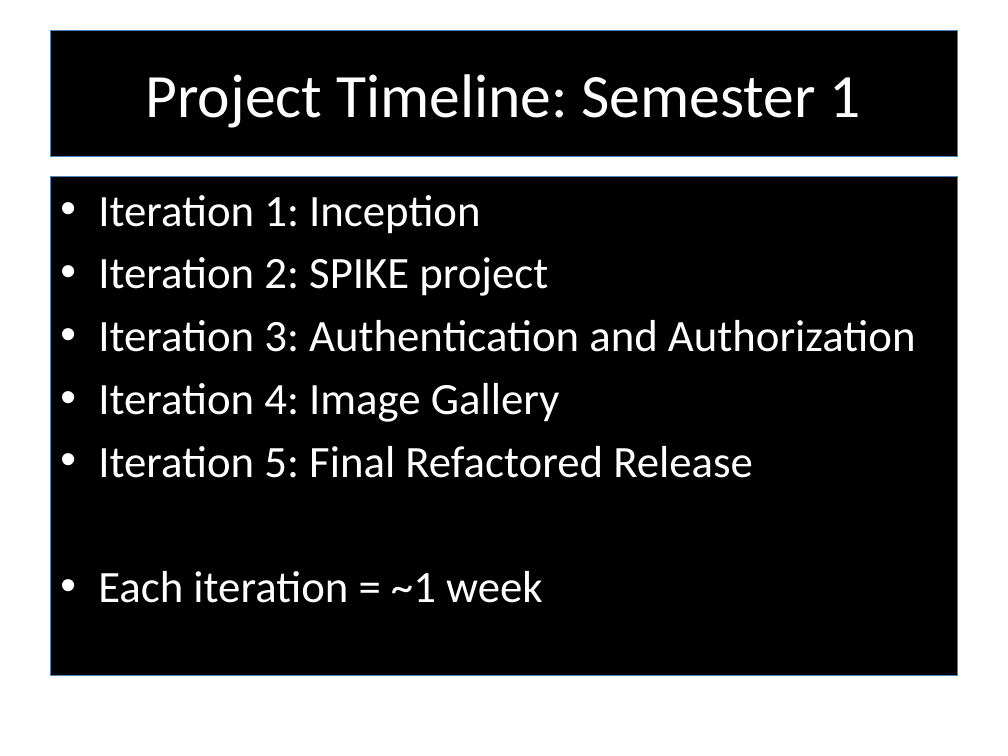
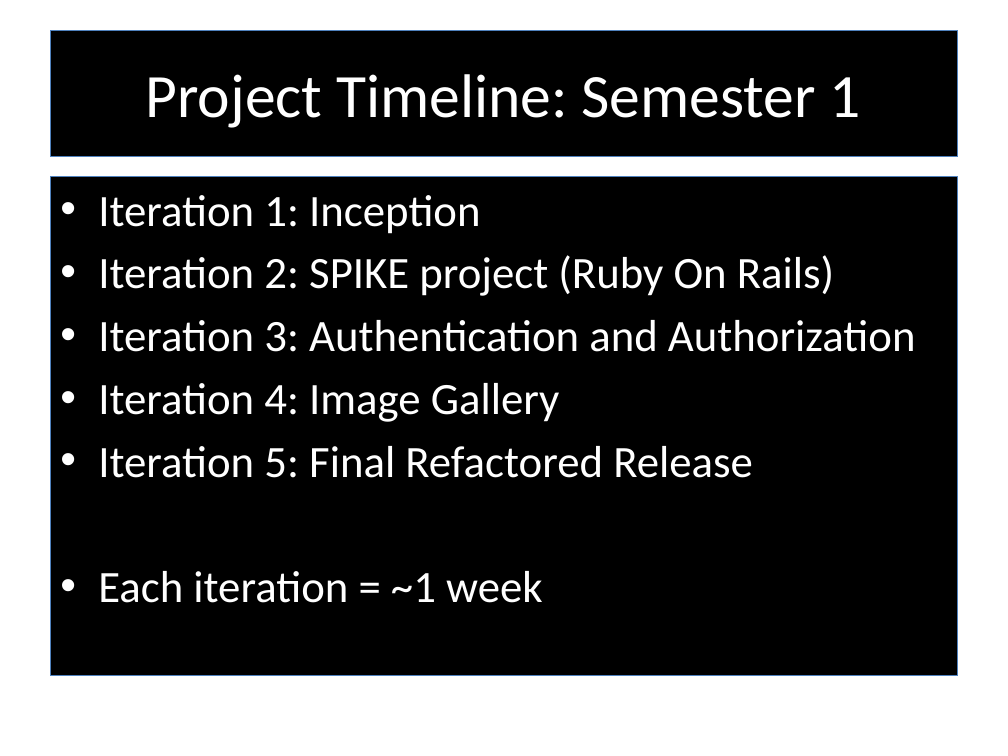
Before and after one commit to RedTeamCOSC470/Documentation, a slide deck: slide 15 of Stargazer_Presentation_Semester2.pptx (slide 18 before the commit). Drawn at 1008x756 pixels with LibreOffice and Linux fonts; fonts in the diff are those of the drawing; background and template pictures are left out. Boxes give left, top, right and bottom in pixels: in the first picture for what was removed or moved away, otherwise in the second. Text is boxed around its words. In the diff, an @@ line names an element or a change of style, - is before the commit and + after.

```diff
--- a/Stargazer_Presentation_Semester2.pptx
+++ b/Stargazer_Presentation_Semester2.pptx
@@ text at bbox=[98, 255, 834, 296]: text changed @@
-• Iteration 2: SPIKE project
+• Iteration 2: SPIKE project (Ruby On Rails)
```
Also in this commit, not shown: 10 other slides changed, 8 slides added, 9 slides removed.
